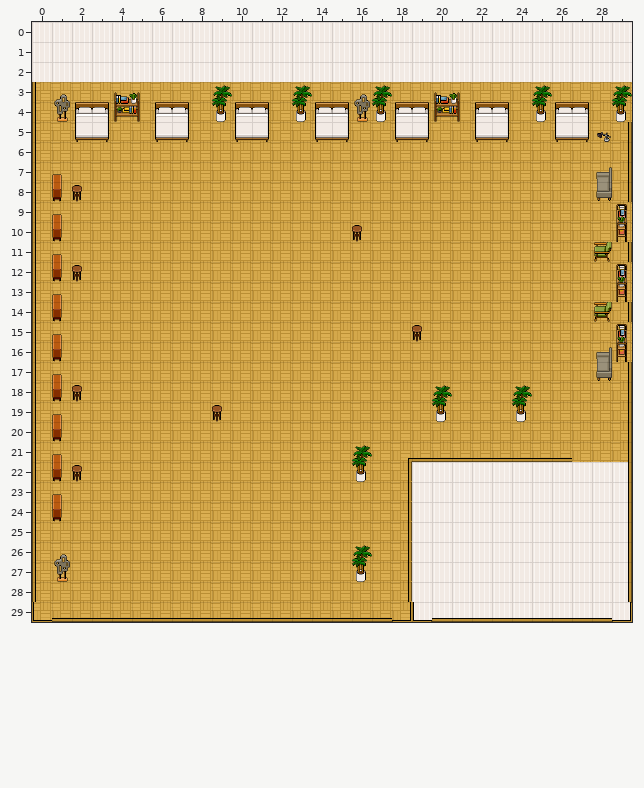
Tiled map (JSON): public/Assets/Maps/map4.tmj. Above: the version before the commit.
Cells are 32x32 px. Shown: x 0..29, y 0..29.
After:
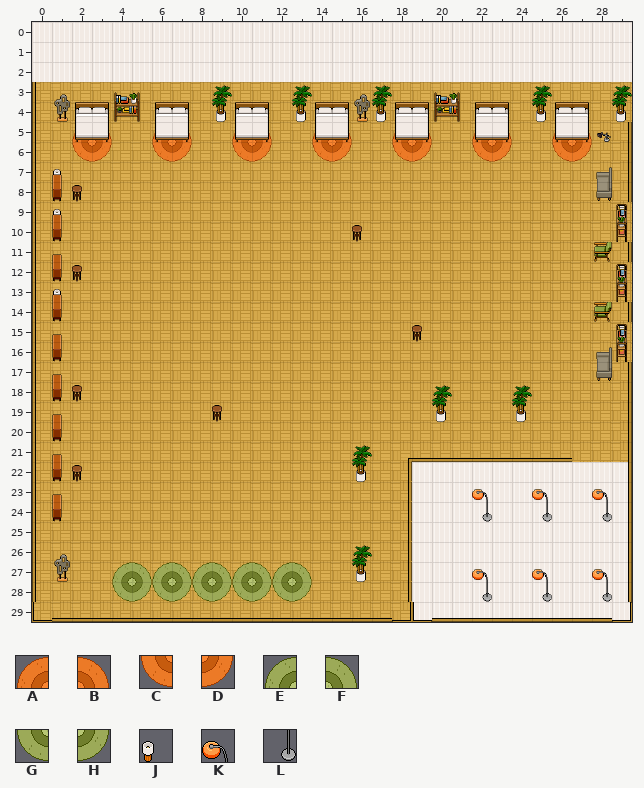
Key: from "midcentury_modern_furnitureset": A 50, B 51, C 68, D 69, E 86, F 87, G 104, H 105, J 149, K 178, L 196.
_ is an empty cell.
Tiles of an added or newly shown layer are drawn over the layers below it.
What changed:
Layer "Tile Layer 4" (added):
Tile A is added in row 5 at x 2, 6, 10, 14, 18, 22 and 26.
Tile B is added in row 5 at x 3, 7, 11, 15, 19, 23 and 27.
Tile C is added in row 6 at x 2, 6, 10, 14, 18, 22 and 26.
Tile D is added in row 6 at x 3, 7, 11, 15, 19, 23 and 27.
Tile E is added in row 27 at x 4, 6, 8, 10 and 12.
Tile F is added in row 27 at x 5, 7, 9, 11 and 13.
Tile G is added in row 28 at x 4, 6, 8, 10 and 12.
Tile H is added in row 28 at x 5, 7, 9, 11 and 13.
Tile J is added in row 7 at x 1; in row 9 at x 1; in row 13 at x 1.
Tile K is added in row 23 at x 22, 25 and 28; in row 27 at x 22, 25 and 28.
Tile L is added in row 24 at x 22, 25 and 28; in row 28 at x 22, 25 and 28.
